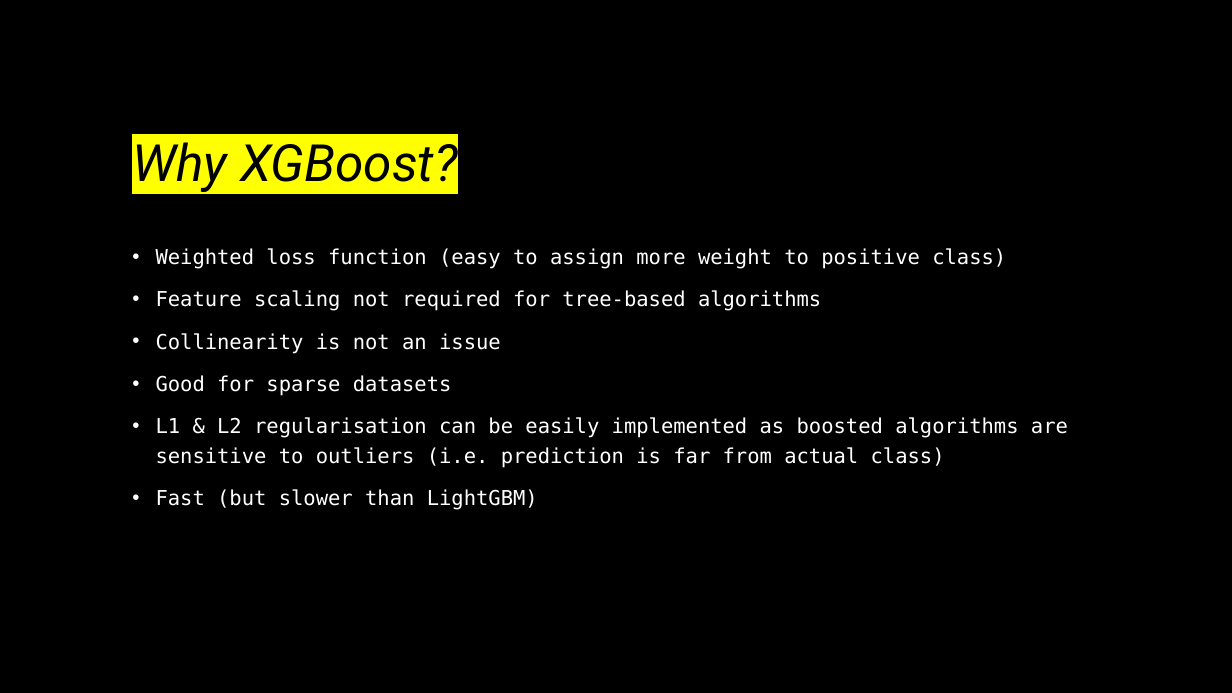
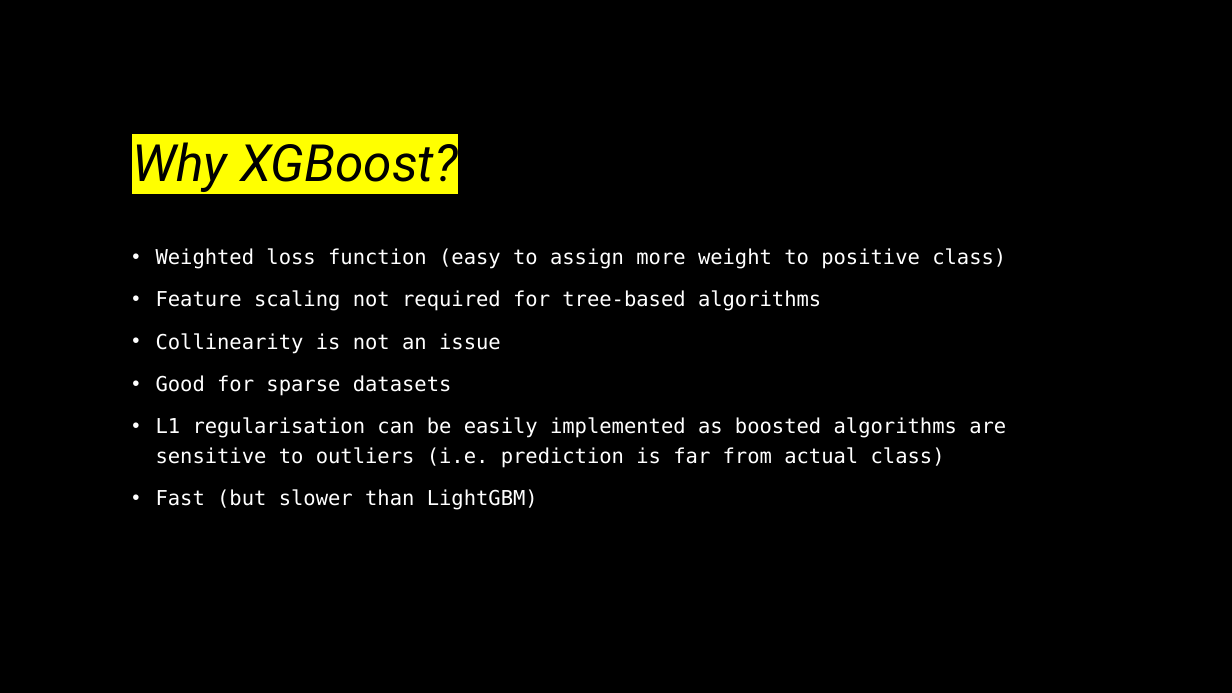
Before and after one commit to adobiss/ai-ml-portfolio, a slide deck: slide 4 of XGBoost_spam_filter/XGBoost_spam_filter.pptx. Drawn at 1232x693 pixels with LibreOffice and Linux fonts; fonts in the diff are those of the drawing. Boxes give left, top, right and bottom in pixels: in the first picture for what was removed or moved away, otherwise in the second. Text is boxed around its words. In the diff, an @@ line names an element or a change of style, - is before the commit and + after.

```diff
--- a/XGBoost_spam_filter/XGBoost_spam_filter.pptx
+++ b/XGBoost_spam_filter/XGBoost_spam_filter.pptx
@@ text at <box>156,417,1006,468</box>: text changed @@
-• L1 & L2 regularisation can be easily implemented as boosted algorithms are sensitive to outliers (i.e. prediction is far from actual class)
+• L1 regularisation can be easily implemented as boosted algorithms are sensitive to outliers (i.e. prediction is far from actual class)
```
Also in this commit, not shown: 3 other slides changed, 1 other file.
